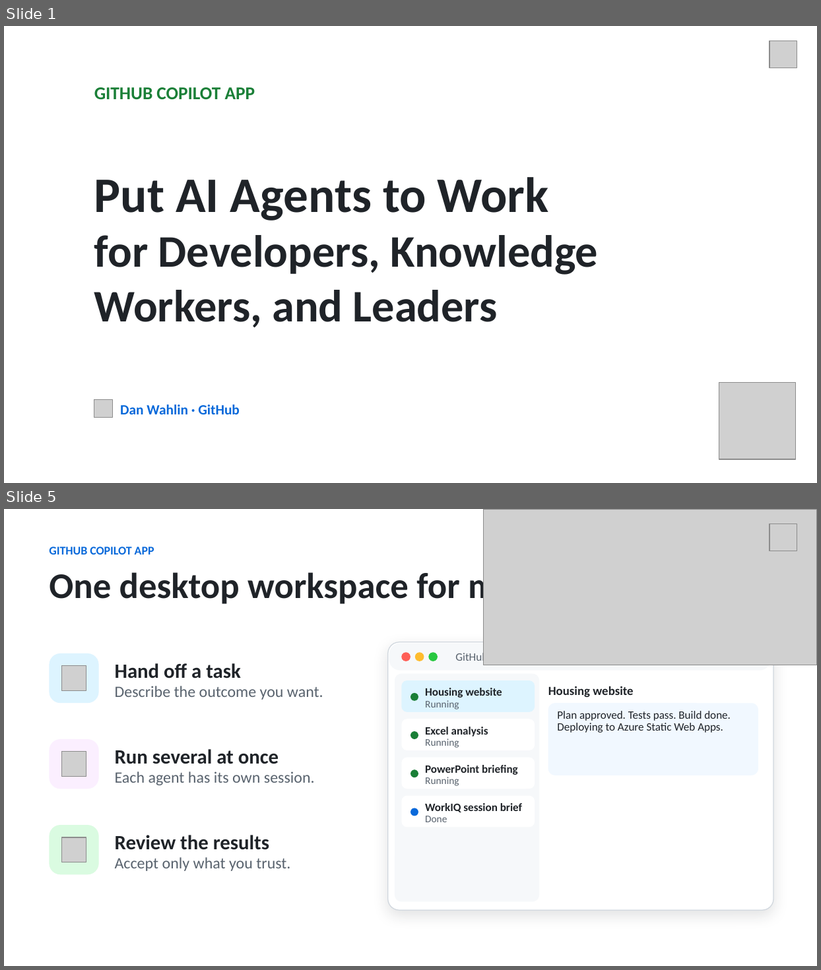
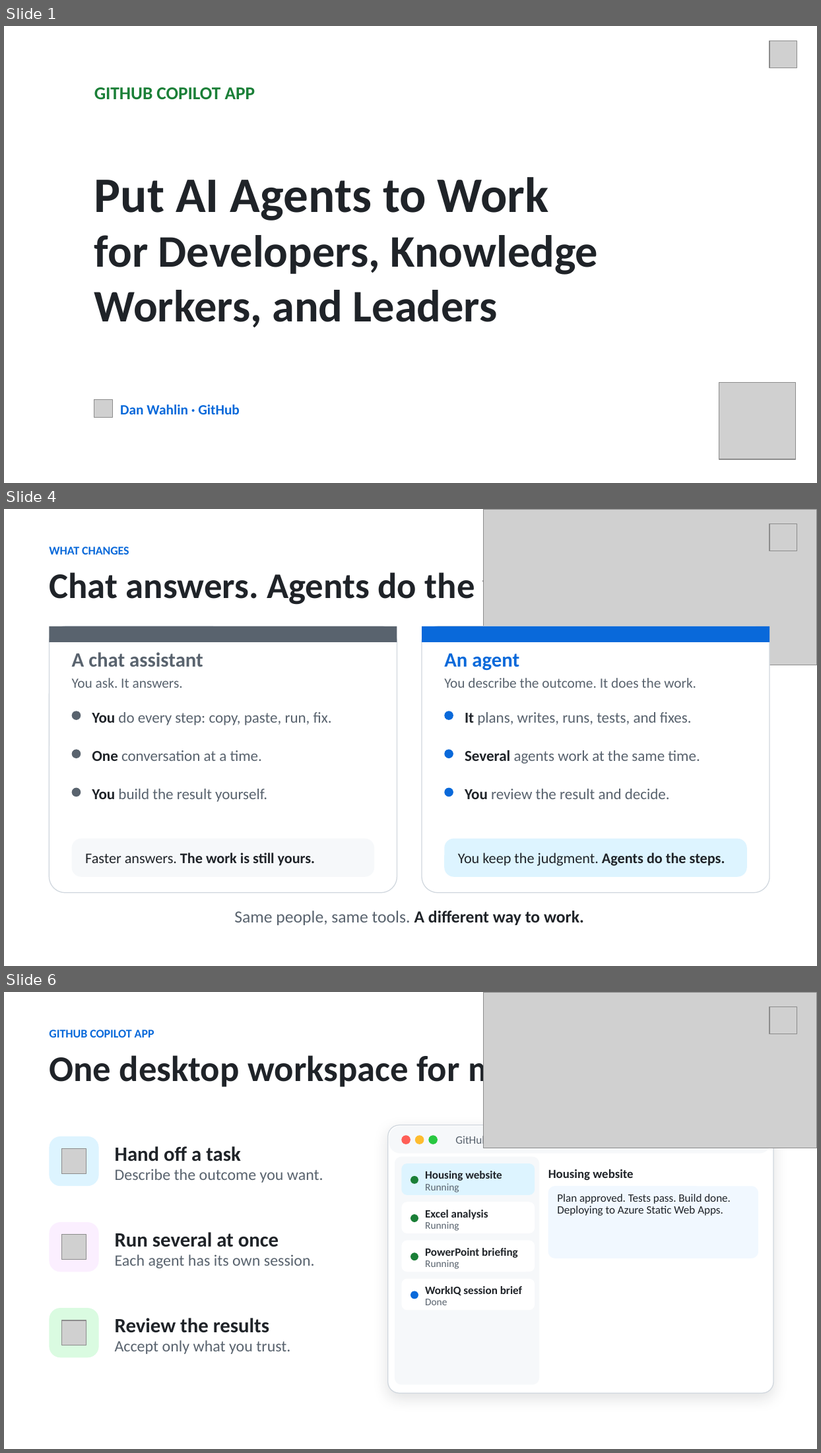
Before and after one commit to DanWahlin/housing-market-demo, a slide deck: talk/copilot-app-put-ai-agents-to-work.pptx. Shown one above the other, each under a label of ours: slides 1 and 5 before the commit, slides 1, 4 and 6 after it; the slides between them are not shown. The pictures are 821x970 and 821x1453 pixels, drawn with LibreOffice and Linux fonts; fonts in the diff are those of the drawing; grey boxes stand for pictures; background and template pictures are left out. Boxes give left, top, right and bottom in pixels: in the first picture for what was removed or moved away, otherwise in the second. Text is boxed around its words. In the diff, an @@ line names an element or a change of style, - is before the commit and + after.

```diff
--- a/talk/copilot-app-put-ai-agents-to-work.pptx
+++ b/talk/copilot-app-put-ai-agents-to-work.pptx
@@ slide 4 added at (x1=4, y1=509, x2=817, y2=966), background #FFFFFF @@
@@ picture added at (x1=484, y1=509, x2=817, y2=665) @@
@@ picture added at (x1=770, y1=524, x2=797, y2=551) @@
@@ text added at (x1=49, y1=547, x2=129, y2=555), 10.5 pt, text #0969DA, bold @@
+WHAT CHANGES
@@ text added at (x1=49, y1=568, x2=569, y2=607), 32 pt, text #1F2328, bold @@
+Chat answers. Agents do the work.
@@ group added at (x1=50, y1=626, x2=397, y2=893): 6 texts, 5 rounded rectangles, 1 rectangle @@
+A chat assistant
+You ask. It answers.
+You do every step: copy, paste, run, fix.
+One conversation at a time.
+You build the result yourself.
+Faster answers. The work is still yours.
@@ group added at (x1=422, y1=626, x2=770, y2=893): 6 texts, 5 rounded rectangles, 1 rectangle @@
+An agent
+You describe the outcome. It does the work.
+It plans, writes, runs, tests, and fixes.
+Several agents work at the same time.
+You review the result and decide.
+You keep the judgment. Agents do the steps.
@@ text added at (x1=234, y1=911, x2=584, y2=925), 15 pt, text #59636E @@
+Same people, same tools. A different way to work.
@@ what was slide 5 is now slide 6 @@
```
Also in this commit, not shown: 2 slides changed, 1 other slide added, 1 slide removed.
